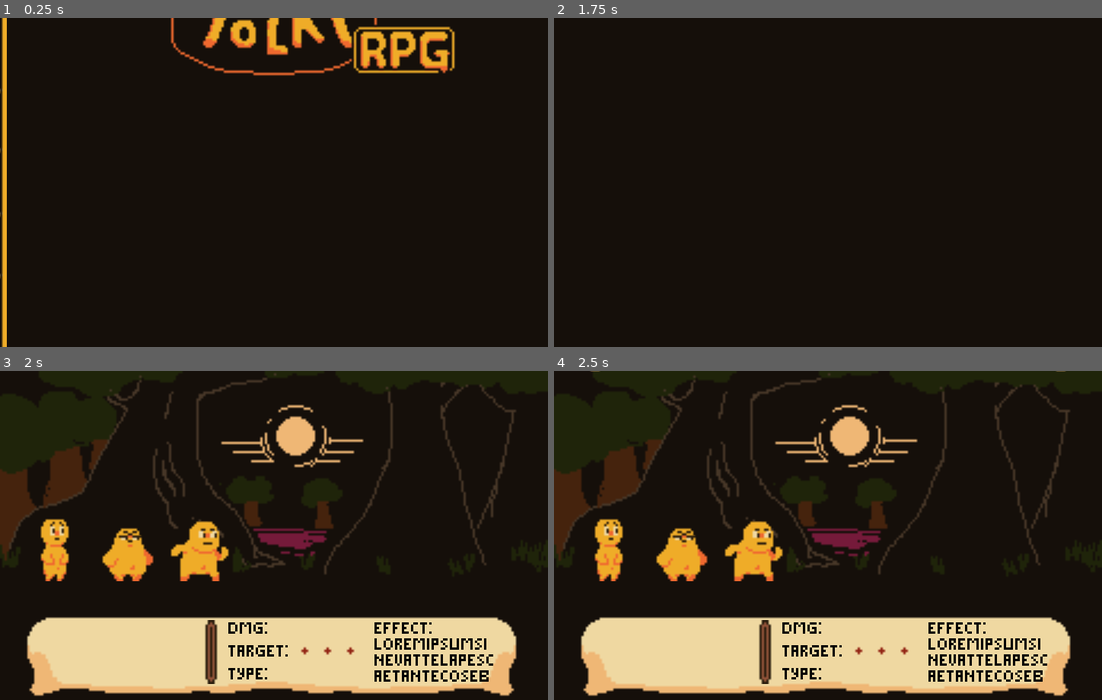
Above: before the commit, frames 1-4 (two rows, left to right).
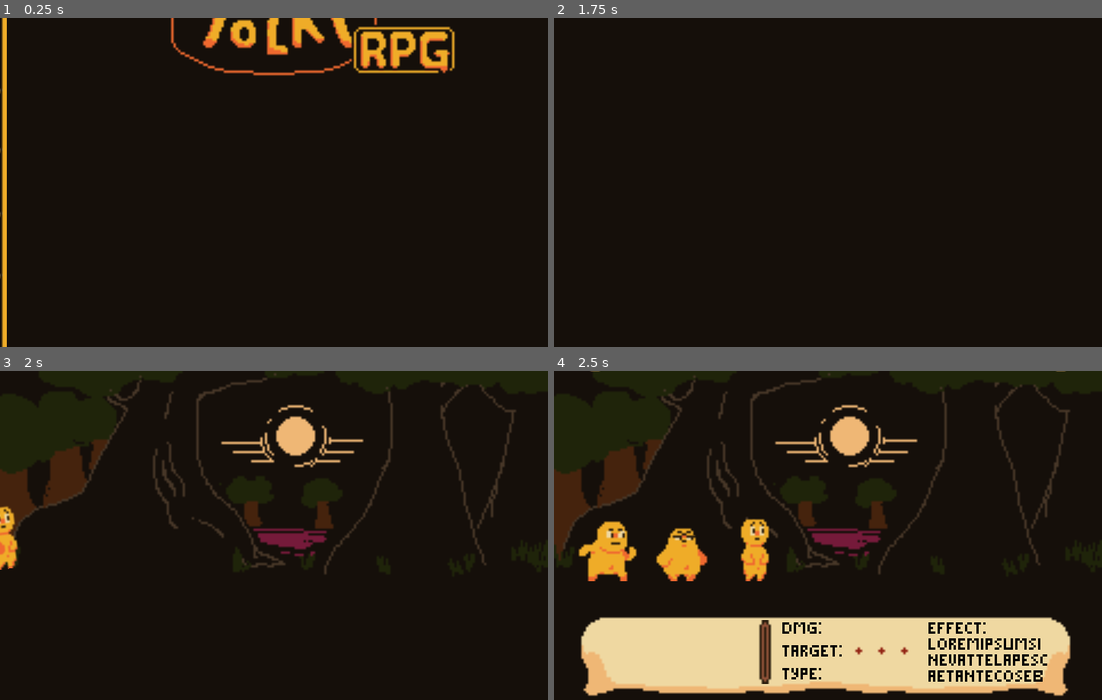
Above: after the commit, the same moments.

Repository: Hairic95/Yolky-RPG
Game: Godot game, scene res://Src/Scenes/MainMenuScene.tscn
The game is run twice, just before and just after one commit, with the same random seed, the same clock (stepped at 60 frames per second) and the same inputs.
Inputs (mouse positions are in pixels of both pictures, inside the frame that each line leads up to):
- Up to frame 1 (0.25 s): no input
- Up to frame 2 (1.75 s): click (828, 330) at 0.5 s; tap Enter at 1.25 s; tap Space at 1.35, 1.52 s
- Up to frame 3 (2 s): tap Space at 1.82 s
- Up to frame 4 (2.5 s): tap Space at 2.1, 2.27 s

Frames 1-2 are identical in both runs. In frame 3, 22% of the frame differs, in the area x 0-95%, y 40-99%; in frame 4, 2.0%.

Commit message:
connected map click to battles

Diff:
--- a/Assets/Models/BomboroloModel.tscn
+++ b/Assets/Models/BomboroloModel.tscn
@@ -5,6 +5,7 @@
 
 [sub_resource type="Animation" id=1]
 resource_name = "Attacking"
+length = 0.7
 tracks/0/type = "value"
 tracks/0/path = NodePath("Image:position")
 tracks/0/interp = 1
@@ -12,7 +13,7 @@
 tracks/0/imported = false
 tracks/0/enabled = true
 tracks/0/keys = {
-"times": PoolRealArray( 0, 0.4, 0.5, 0.9 ),
+"times": PoolRealArray( 0, 0.3, 0.4, 0.7 ),
 "transitions": PoolRealArray( 1, 1, 1, 1 ),
 "update": 0,
 "values": [ Vector2( 0, 0 ), Vector2( -4, 0 ), Vector2( 10, 0 ), Vector2( 0, 0 ) ]
@@ -24,7 +25,7 @@
 tracks/1/imported = false
 tracks/1/enabled = true
 tracks/1/keys = {
-"times": PoolRealArray( 0, 0.3, 0.4, 0.5, 0.7 ),
+"times": PoolRealArray( 0, 0.2, 0.3, 0.4, 0.6 ),
 "transitions": PoolRealArray( 1, 1, 1, 1, 1 ),
 "update": 0,
 "values": [ 0.0, -8.0, 10.0, 25.0, 0.0 ]
@@ -36,7 +37,7 @@
 tracks/2/imported = false
 tracks/2/enabled = true
 tracks/2/keys = {
-"times": PoolRealArray( 0.5 ),
+"times": PoolRealArray( 0.4 ),
 "transitions": PoolRealArray( 1 ),
 "values": [ {
 "args": [  ],
--- a/Data/characters.json
+++ b/Data/characters.json
@@ -22,7 +22,7 @@
 		{
 			"attack" : 1,
 			"maxhp" : 10,
-			"speed" : 5
+			"speed" : 6
 		},
 		"model" : "Yolky2Model",
 		"actions" :
@@ -90,14 +90,14 @@
 		{
 			"attack" : 1,
 			"maxhp" : 10,
-			"speed" : 7
+			"speed" : 4
 		},
 		"model" : "BomboroloModel",
 		"actions" :
 		[
-			"front_attack",
-			"front_attack",
-			"front_attack",
+			"test",
+			"test_ranged",
+			"test_ranged",
 			"test_ranged"
 		]
 	},
--- a/Src/Autoloads/AdventureHandler.gd
+++ b/Src/Autoloads/AdventureHandler.gd
@@ -1,3 +1,3 @@
 extends Node
 
-signal grid_tile_clicked(grid_tile)
+signal map_node_selected(map_node)
--- /dev/null
+++ b/Src/Autoloads/TeamHandler.gd
@@ -0,0 +1,7 @@
+extends Node
+
+var current_team_data = [
+	"yolky1",
+	"yolky2",
+	"yolky3"
+]
--- a/Src/Entities/Combatant.gd
+++ b/Src/Entities/Combatant.gd
@@ -88,11 +88,23 @@
 
 	model.play(anim_to_execute.anim_name)
 
+func play_non_combat_animation(anim_to_execute, final_pos = position):
+	$NonCombatTween.interpolate_property(self, "position", position, final_pos,
+										model.get_anim_length(anim_to_execute),
+										Tween.TRANS_LINEAR, Tween.EASE_IN)
+	$NonCombatTween.start()
+
+	model.play(anim_to_execute)
+
 func on_movement_tween_completed():
 	play_first_animation()
 
 func attack_enemy():
 	BattleTurnHandler.emit_signal("damage_targets")
+
+func encounter_start_movement(move_position : Vector2):
+	if !is_playing_animation:
+		play_non_combat_animation("Moving")
 
 func attack_to_position(attack_position : Vector2):
 	if !is_playing_animation:
--- a/Src/Entities/Combatant.tscn
+++ b/Src/Entities/Combatant.tscn
@@ -16,4 +16,6 @@
 }
 
 [node name="MovementTween" type="Tween" parent="."]
+
+[node name="NonCombatTween" type="Tween" parent="."]
 [connection signal="pressed" from="CharacterButton" to="." method="_on_CharacterButton_pressed"]
--- a/Src/Scenes/BattleScene.gd
+++ b/Src/Scenes/BattleScene.gd
@@ -6,6 +6,8 @@
 func _ready():
 
 	randomize()
+
+	AdventureHandler.connect("map_node_selected", self, "go_to_next_encounter")
 
 	BattleTurnHandler.connect("action_selected", self, "set_selected_action")
 	BattleTurnHandler.connect("combatant_selected", self, "set_selected_combatant")
@@ -46,56 +48,64 @@
 
 func hide_map():
 	$MapUI/MapTween.interpolate_property($MapUI, "rect_position", $MapUI.rect_position, Vector2(0, -50), 0.2, Tween.TRANS_LINEAR, Tween.EASE_IN)
+	$MapUI/MapTween.interpolate_property($Menu, "rect_position", $Menu.rect_position, Vector2(0, 144 - $Menu.rect_size.y), 0.2, Tween.TRANS_LINEAR, Tween.EASE_OUT)
+
 	$MapUI/MapTween.start()
-	yield($MapUI/MapTween, "tween_all_completed")
+
+func test_map():
+
+	var i = 1
+	start_adventure()
+
 	$MapUI.generate_map()
 
-func test_map():
-
-	var i = 1
-	for chr in DataHandler.characters_data.values():
-
-		var new_combatant : Combatant = combatant_reference.instance()
-		var pos_path : NodePath = "."
-		if i < 4:
-			pos_path = str("Combatants/Positions/PlayerPos", i)
-			new_combatant.player_owner = "player"
-			new_combatant.row_position = 4 - i
-		else:
-			break
-
-
-		new_combatant.Combatant(chr, get_node(pos_path).position)
-
-		$Combatants/Entities.add_child(new_combatant)
-		i += 1
-
-	$MapUI.generate_map()
 func show_map():
 	$MapUI/MapTween.interpolate_property($MapUI, "rect_position", $MapUI.rect_position, Vector2(0, 0), 0.4, Tween.TRANS_LINEAR, Tween.EASE_IN)
+	$MapUI/MapTween.interpolate_property($Menu, "rect_position", $Menu.rect_position, Vector2(0, 144), 0.2, Tween.TRANS_LINEAR, Tween.EASE_OUT)
+
 	$MapUI/MapTween.start()
 
-func test():
+func start_adventure():
+	DataHandler.open_characters()
+	DataHandler.open_actions()
 
 	var i = 1
-	for chr in DataHandler.characters_data.values():
-
-		var new_combatant : Combatant = combatant_reference.instance()
-		var pos_path : NodePath = "."
-		if i < 4:
-			pos_path = str("Combatants/Positions/PlayerPos", i)
-			new_combatant.player_owner = "player"
-			new_combatant.row_position = 4 - i
-		else:
-			pos_path = str("Combatants/Positions/EnemyPos", i - 3)
-			new_combatant.scale = Vector2(-1, 1)
-			new_combatant.row_position = i - 3
-
-		new_combatant.Combatant(chr, get_node(pos_path).position)
-
-		$Combatants/Entities.add_child(new_combatant)
-
+	for team_member in TeamHandler.current_team_data:
+
+		var team_member_data = DataHandler.get_character(team_member)
+
+		create_character_outside(team_member_data, "player", i)
 		i += 1
+
+
+	DataHandler.close_characters()
+	DataHandler.close_actions()
+
+func create_character_outside(character_dict : Dictionary, side : String, pos : int):
+
+	var new_combatant : Combatant = combatant_reference.instance()
+	new_combatant.player_owner = side
+	var start_pos_path : NodePath = ""
+	var final_pos_path : NodePath = ""
+
+	if side == "player":
+		start_pos_path = "Combatants/Positions/PlayerSpawn"
+		final_pos_path = str("Combatants/Positions/PlayerPos", pos)
+	elif side == "enemy":
+		start_pos_path = "Combatants/Positions/EnemySpawn"
+		final_pos_path = str("Combatants/Positions/EnemyPos", pos)
+		new_combatant.scale = Vector2(-1, 1)
+
+	new_combatant.Combatant(character_dict, get_node(start_pos_path).position)
+
+	new_combatant.row_position = pos
+	new_combatant.fixed_position = get_node(final_pos_path).position
+
+	$Combatants/Entities.add_child(new_combatant)
+
+	new_combatant.play_non_combat_animation("Moving", get_node(final_pos_path).position)
+
+	return new_combatant
 
 # Turn Order
 
@@ -239,9 +249,6 @@
 			yield(new_popup.get_node("Anim"), "animation_finished")
 			new_combatant_round()
 
-
-
-
 func combat_animation_ended():
 
 	new_combatant_round()
@@ -294,7 +301,60 @@
 # true is victory
 func show_result(value : bool):
 	if value:
-		$Writings/BattleResult.text = "You win the fight!"
+		show_battle_headline("You win the fight!")
 	else:
-		$Writings/BattleResult.text = "You lose..."
-	$Writings/BattleResult.visible = true
+		show_battle_headline("You lose...")
+	yield(get_tree().create_timer(1.7), "timeout")
+	show_map()
+
+# Map navigation
+
+func go_to_next_encounter(map_node):
+
+	hide_map()
+
+	match(map_node.encounter_type):
+		"battle":
+
+			DataHandler.open_characters()
+			DataHandler.open_actions()
+
+			var bg_start_pos = $BG.rect_position
+
+			$BG/MovementTween.interpolate_property($BG, "rect_position", bg_start_pos, bg_start_pos - Vector2($BG.rect_size.x, 0), 0.3, Tween.TRANS_LINEAR, Tween.EASE_OUT)
+			$BG/MovementTween.start()
+
+			for team_member in $Combatants/Entities.get_children():
+				team_member.play_non_combat_animation("Moving")
+			yield($BG/MovementTween, "tween_all_completed")
+
+			var i = 1
+			for enemy_tag in map_node.encounter_data.enemies:
+				var enemy_data = DataHandler.get_character(enemy_tag)
+				var new_enemy = create_character_outside(enemy_data, "enemy", i)
+				i += 1
+
+			$BG/MovementTween.interpolate_property($BG, "rect_position", bg_start_pos + Vector2($BG.rect_size.x, 0), bg_start_pos, 0.5, Tween.TRANS_LINEAR, Tween.EASE_OUT)
+			$BG/MovementTween.start()
+
+			yield($BG/MovementTween, "tween_all_completed")
+
+			DataHandler.close_characters()
+			DataHandler.close_actions()
+
+			show_battle_headline("Start Battle")
+			yield(get_tree().create_timer(1.8), "timeout")
+
+			start_turn()
+
+func show_battle_headline(text_to_display):
+	$BattleHeadline/Text.text = text_to_display
+	$BattleHeadline/Tween.interpolate_property($BattleHeadline/Text, "rect_position", $BattleHeadline/Text.rect_position, Vector2(0, 25), 0.5, Tween.TRANS_LINEAR, Tween.EASE_OUT)
+	$BattleHeadline/Tween.start()
+	yield($BattleHeadline/Tween, "tween_all_completed")
+
+	yield(get_tree().create_timer(0.8), "timeout")
+
+	$BattleHeadline/Tween.interpolate_property($BattleHeadline/Text, "rect_position", $BattleHeadline/Text.rect_position, Vector2(0, -25), 0.5, Tween.TRANS_LINEAR, Tween.EASE_OUT)
+	$BattleHeadline/Tween.start()
+	yield($BattleHeadline/Tween, "tween_all_completed")
--- a/Src/Scenes/BattleScene.tscn
+++ b/Src/Scenes/BattleScene.tscn
@@ -31,18 +31,20 @@
 "_edit_use_anchors_": false
 }
 
+[node name="MovementTween" type="Tween" parent="BG"]
+
 [node name="Combatants" type="Node2D" parent="."]
 
 [node name="Positions" type="Node2D" parent="Combatants"]
 
 [node name="PlayerPos1" type="Position2D" parent="Combatants/Positions"]
-position = Vector2( 24, 92 )
+position = Vector2( 88, 92 )
 
 [node name="PlayerPos2" type="Position2D" parent="Combatants/Positions"]
 position = Vector2( 56, 92 )
 
 [node name="PlayerPos3" type="Position2D" parent="Combatants/Positions"]
-position = Vector2( 88, 92 )
+position = Vector2( 24, 92 )
 
 [node name="EnemyPos1" type="Position2D" parent="Combatants/Positions"]
 position = Vector2( 152, 92 )
@@ -52,6 +54,12 @@
 
 [node name="EnemyPos3" type="Position2D" parent="Combatants/Positions"]
 position = Vector2( 216, 92 )
+
+[node name="PlayerSpawn" type="Position2D" parent="Combatants/Positions"]
+position = Vector2( -40, 92 )
+
+[node name="EnemySpawn" type="Position2D" parent="Combatants/Positions"]
+position = Vector2( 280, 92 )
 
 [node name="Entities" type="Node2D" parent="Combatants"]
 
@@ -59,7 +67,8 @@
 anchor_top = 1.0
 anchor_right = 1.0
 anchor_bottom = 1.0
-margin_top = -37.0
+margin_bottom = 37.0
+mouse_filter = 2
 theme = ExtResource( 2 )
 texture = ExtResource( 3 )
 stretch_mode = 4
@@ -198,23 +207,29 @@
 margin_bottom = 28.0
 rect_min_size = Vector2( 54, 0 )
 
-[node name="Writings" type="Node2D" parent="."]
-
-[node name="BattleResult" type="Label" parent="Writings"]
-visible = false
-margin_left = 64.0
-margin_top = 8.0
-margin_right = 176.0
-margin_bottom = 22.0
+[node name="BattleHeadline" type="Node2D" parent="."]
+
+[node name="Text" type="Label" parent="BattleHeadline"]
+margin_top = -24.0
+margin_right = 240.0
+margin_bottom = -10.0
 custom_fonts/font = SubResource( 1 )
 custom_colors/font_color = Color( 0.164706, 0.113725, 0.0509804, 1 )
 text = "RESULT"
 align = 1
 valign = 1
+__meta__ = {
+"_edit_use_anchors_": false
+}
+
+[node name="Tween" type="Tween" parent="BattleHeadline"]
 
 [node name="MapUI" parent="." instance=ExtResource( 8 )]
 anchor_bottom = 0.0
 margin_top = -64.0
 margin_bottom = -64.0
+mouse_filter = 2
 
 [node name="MapTween" type="Tween" parent="MapUI"]
+
+[node name="Writings" type="Node2D" parent="."]
--- a/Src/Scenes/MainMenuScene.gd
+++ b/Src/Scenes/MainMenuScene.gd
@@ -17,10 +17,8 @@
 	if dir == Vector2.DOWN:
 		$LeftScroller/Spawn.add_child(new_face)
 
-
 func _on_End_area_entered(area):
 	area.queue_free()
-
 
 func _on_Enter_area_entered(area):
 	spawn_face(Vector2.DOWN)
--- a/Src/UIComponents/MapNode.gd
+++ b/Src/UIComponents/MapNode.gd
@@ -1,7 +1,27 @@
 extends Node2D
+class_name MapNode
+
+var id
+
+var encounter_type = "battle"
+
+var encounter_data = {
+	"enemies" : [
+		"bomborolo",
+		"bomborolo"
+	]
+}
+
+var connections = []
 
 func _ready():
 	randomize()
 
-	if randi()% 4 == 0:
-		$TextureButton.texture_normal = load("res://Assets/Textures/Map/unknown_encounter.png")
+	#if randi()% 4 == 0:
+	#	$TextureButton.texture_normal = load("res://Assets/Textures/Map/unknown_encounter.png")
+
+func _on_TextureButton_pressed():
+	AdventureHandler.emit_signal("map_node_selected", self)
+
+func set_disabled(value):
+	$TextureButton.disabled = value
--- a/Src/UIComponents/MapNode.tscn
+++ b/Src/UIComponents/MapNode.tscn
@@ -1,7 +1,8 @@
-[gd_scene load_steps=3 format=2]
+[gd_scene load_steps=4 format=2]
 
 [ext_resource path="res://Assets/Textures/Map/enemy_encounter.png" type="Texture" id=1]
 [ext_resource path="res://Src/UIComponents/MapNode.gd" type="Script" id=2]
+[ext_resource path="res://Assets/Textures/Map/enemy_encounter_disabled.png" type="Texture" id=3]
 
 [node name="MapNode" type="Node2D"]
 script = ExtResource( 2 )
@@ -11,7 +12,10 @@
 margin_top = -8.0
 margin_right = 8.0
 margin_bottom = 8.0
+disabled = true
 texture_normal = ExtResource( 1 )
+texture_disabled = ExtResource( 3 )
 __meta__ = {
 "_edit_use_anchors_": false
 }
+[connection signal="pressed" from="TextureButton" to="." method="_on_TextureButton_pressed"]
--- a/Src/UIComponents/MapUI.gd
+++ b/Src/UIComponents/MapUI.gd
@@ -2,6 +2,8 @@
 
 func _ready():
 	randomize()
+
+	AdventureHandler.connect("map_node_selected", self, "set_enabled_map_points")
 
 var is_generating = false
 
@@ -17,6 +19,8 @@
 signal map_loaded()
 
 func generate_map():
+
+	randomize()
 
 	is_generating = true
 
@@ -45,9 +49,11 @@
 		for other_body in body.right_connections:
 			if astar.has_point(other_body.id):
 				astar.connect_points(body.id, other_body.id, false)
+				other_body.left_connections.append(body)
 		for other_body in body.left_connections:
 			if astar.has_point(other_body.id):
 				astar.connect_points(other_body.id, body.id, false)
+				body.right_connections.append(other_body)
 
 	add_sprites()
 
@@ -59,17 +65,41 @@
 
 	emit_signal("map_loaded")
 
+
+# TODO Handle connections in order to go from left to right
 func add_sprites():
-	for p in node_points:
+	for astar_id in astar.get_points():
 		var new_mapnode = mapnode_reference.instance()
-		new_mapnode.position = p
+		new_mapnode.position = astar.get_point_position(astar_id)
 		$MapElements.add_child(new_mapnode)
-	for body in body_points:
-		if astar.has_point(body.id):
-			for c in astar.get_point_connections(body.id):
-				var new_line = mapline_reference.instance()
-				var start = astar.get_point_position(body.id)
-				var end = astar.get_point_position(c)
-				new_line.add_point(start + 7 * (end - start).normalized())
-				new_line.add_point(end + 7 * (start - end).normalized())
-				$MapElements.add_child(new_line)
+		new_mapnode.id = astar_id
+	for astar_id in astar.get_points():
+
+		for c in astar.get_point_connections(astar_id):
+			var new_line = mapline_reference.instance()
+			var start = astar.get_point_position(astar_id)
+			var end = astar.get_point_position(c)
+			new_line.add_point(start + 7 * (end - start).normalized())
+			new_line.add_point(end + 7 * (start - end).normalized())
+			$MapElements.add_child(new_line)
+			get_map_node_by_id(astar_id).connections.append(get_map_node_by_id(c))
+			get_map_node_by_id(c).connections.append(get_map_node_by_id(astar_id))
+
+	var starting_node = get_map_node_by_id(astar.get_points()[randi()%astar.get_points().size()])
+
+	set_enabled_map_points(starting_node)
+
+
+func set_enabled_map_points(current_map_point):
+	var map_node = get_map_node_by_id(current_map_point.id)
+	for map_point in $MapElements.get_children():
+		if map_point is MapNode:
+			map_point.set_disabled(true)
+	for next_map_point in map_node.connections:
+		next_map_point.set_disabled(false)
+
+func get_map_node_by_id(id):
+	for child in $MapElements.get_children():
+		if child is MapNode:
+			if child.id == id:
+				return child
--- a/project.godot
+++ b/project.godot
@@ -20,6 +20,11 @@
 "path": "res://Src/Entities/Combatant.gd"
 }, {
 "base": "Node2D",
+"class": "MapNode",
+"language": "GDScript",
+"path": "res://Src/UIComponents/MapNode.gd"
+}, {
+"base": "Node2D",
 "class": "Model",
 "language": "GDScript",
 "path": "res://Assets/Models/Model.gd"
@@ -27,6 +32,7 @@
 _global_script_class_icons={
 "Action": "",
 "Combatant": "",
+"MapNode": "",
 "Model": ""
 }
 
@@ -43,6 +49,7 @@
 DataHandler="*res://Src/Autoloads/DataHandler.gd"
 BattleTurnHandler="*res://Src/Autoloads/BattleTurnHandler.gd"
 AdventureHandler="*res://Src/Autoloads/AdventureHandler.gd"
+TeamHandler="*res://Src/Autoloads/TeamHandler.gd"
 
 [display]
 
Binary file added: Assets/Textures/Map/enemy_encounter_disabled.png
Binary file added: Assets/Textures/Map/unknown_encounter_disabled.png
